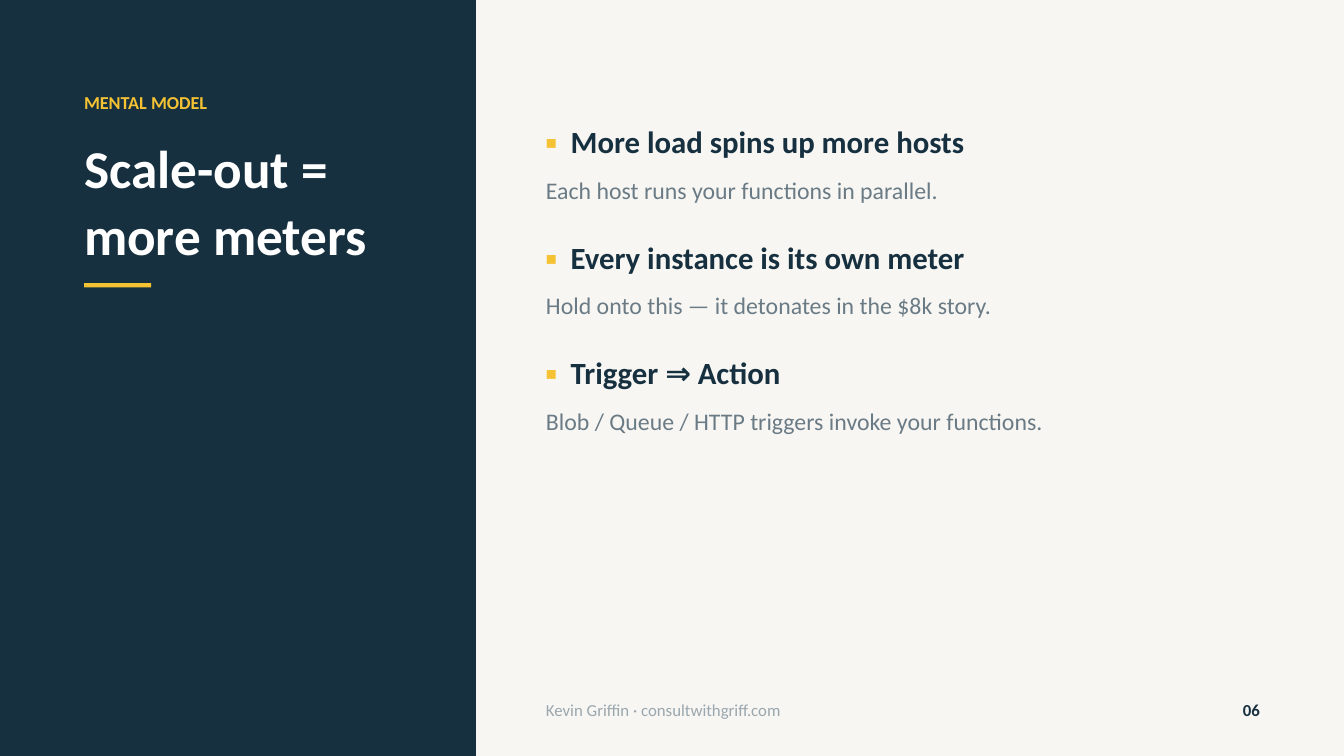
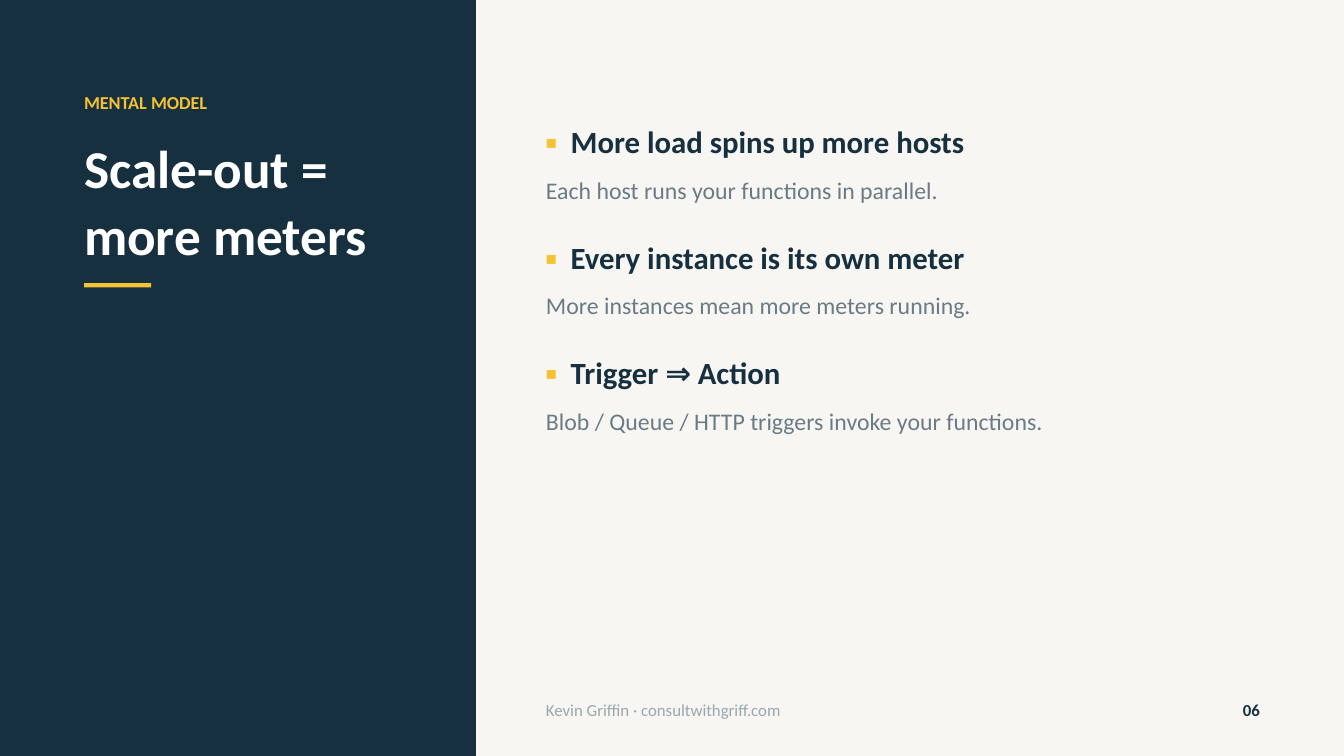
Before and after one commit to 1kevgriff/my-8000-serverless-mistake, a slide deck: slide 6 of slides/My $8000 Serverless Mistake v2.pptx. Drawn at 1344x756 pixels with LibreOffice and Linux fonts; fonts in the diff are those of the drawing. Boxes give left, top, right and bottom in pixels: in the first picture for what was removed or moved away, otherwise in the second. Text is boxed around its words. In the diff, an @@ line names an element or a change of style, - is before the commit and + after.

```diff
--- a/slides/My $8000 Serverless Mistake v2.pptx
+++ b/slides/My $8000 Serverless Mistake v2.pptx
@@ text at (546,297,970,318): text changed @@
-Hold onto this — it detonates in the $8k story.
+More instances mean more meters running.
```
Also in this commit, not shown: 14 other slides changed, 2 other files.
